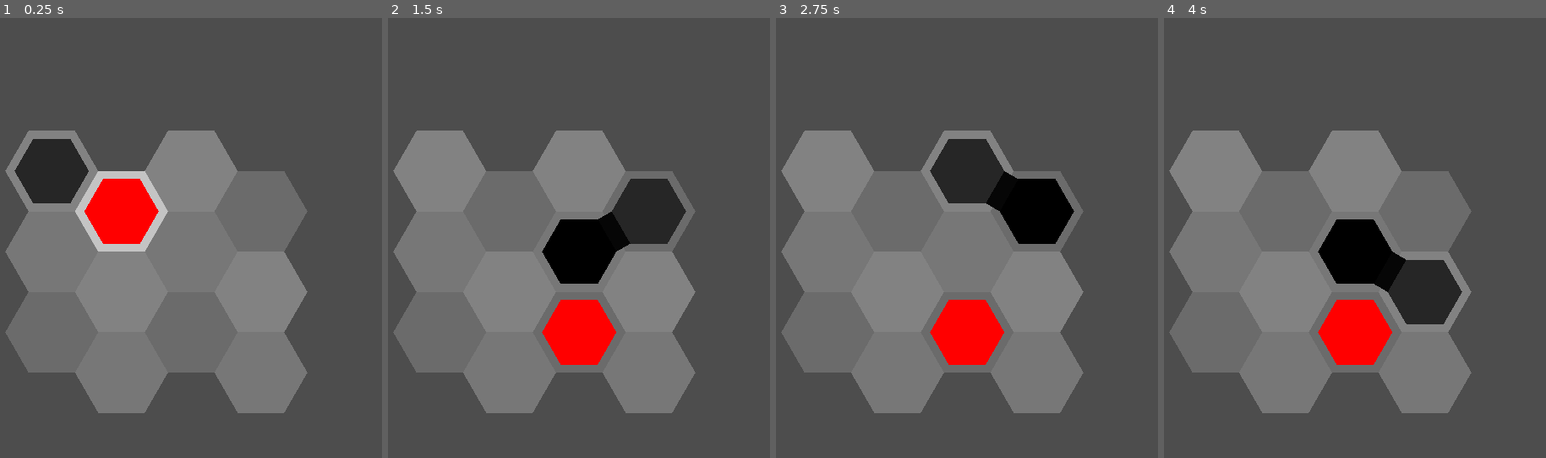
Above: before the commit, frames 1-4 (left to right).
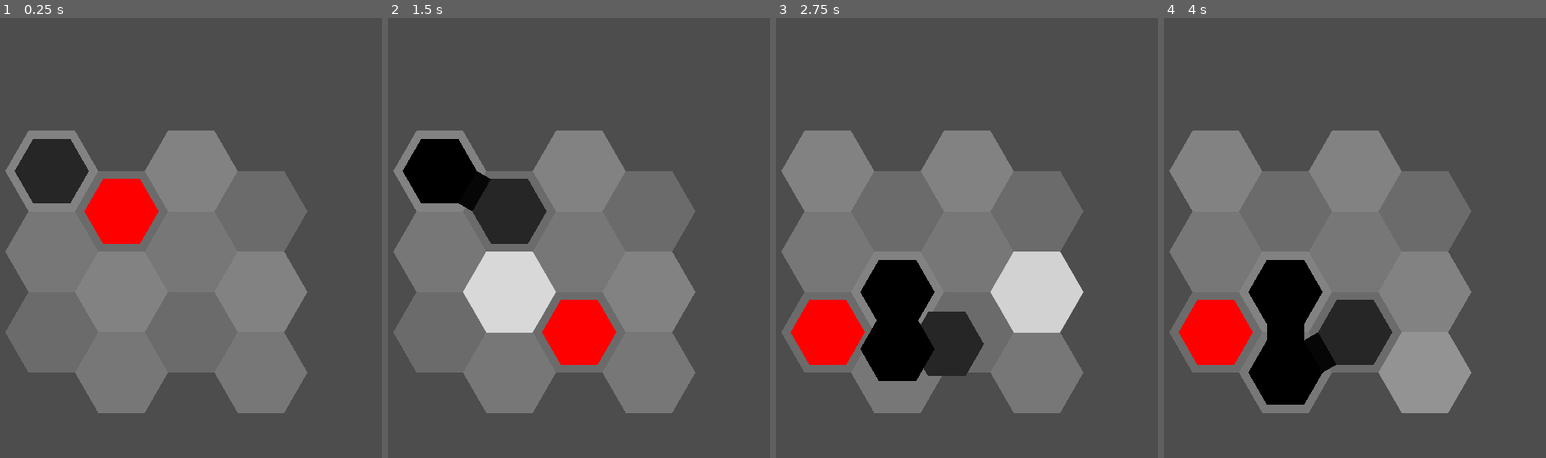
Above: after the commit, the same moments.

Repository: redpebble/sneksagon
Game: Godot game, scene res://scenes/map.tscn
Two runs of this game, one before a commit and one after it. Both use one fixed random seed, a clock stepped at 60 frames per second and the inputs below. Sound files missing from this copy of the repository are replaced by a short silence.
Inputs (mouse positions are in pixels of both pictures, inside the frame that each line leads up to):
- Up to frame 1 (0.25 s): no input
- Up to frame 2 (1.5 s): move the mouse to (655, 246) at 0.52 s; press the mouse at (655, 246) at 0.53 s; move the mouse to (441, 295) at 1.27 s; release the mouse at (441, 295) at 1.28 s; click (441, 295) at 1.35 s
- Up to frame 3 (2.75 s): move the mouse to (982, 158) at 2.02 s; press the mouse at (982, 158) at 2.03 s
- Up to frame 4 (4 s): move the mouse to (1293, 374) at 2.77 s; release the mouse at (1293, 374) at 2.78 s; click (1293, 374) at 2.85 s; move the mouse to (1473, 348) at 3.52 s; press the mouse at (1473, 348) at 3.53 s

The runs differ from the first frame. In frame 1, 1.2% of the frame differs, in the area x 19-45%, y 34-54%; in frame 2, 13%; in frame 3, 17%; in frame 4, 17%, in the area x 3-81%, y 45-90%.

Commit message:
Wall collision + Timer movement (unfinished)
Snake currently does not move when a position is considered "invalid"

Diff:
--- a/scenes/snake.gd
+++ b/scenes/snake.gd
@@ -4,16 +4,26 @@
 signal died
 
 @export var color := Color.BLACK
+@export var base_move_interval : float = 0.5 # seconds
+@export var automatic_movement := false
 @onready var map = get_parent()
 @onready var move_sfx = $MoveSFX
+@onready var move_timer = $MoveTimer
 
 var snake_hex_scene = preload("res://scenes/hex/snake_hex.tscn")
 var head : SnakeHex = null
+var move_interval := base_move_interval
+var move_vector := Vector2.ZERO
 
+func _ready() -> void:
+	move_timer.wait_time = move_interval
+	move_timer.timeout.connect(_on_move_timer_timeout)
 
 func _process(_delta: float) -> void:
-	if not is_moving():
-		update_highlight()
+	if automatic_movement:
+		update_highlight(move_vector)
+	elif not is_moving():
+		update_highlight(get_input_vector())
 		if head:
 			read_inputs()
 	queue_redraw()
@@ -21,26 +31,39 @@
 
 ## INPUT RESPONSE ##
 func read_inputs():
-	var input_vector = get_input_vector()
-	var to_coords = MapManager.get_adjacent_hex_coords(head.grid_coords, input_vector)
+	move_vector = get_input_vector()
 
 	if Input.is_action_pressed("lmb"):
-		if input_vector != Vector2.ZERO:
-			move(to_coords, 0.3)
-			move_sfx.play_random()
+		if move_vector != Vector2.ZERO:
+			var to_coords = MapManager.get_adjacent_hex_coords(head.grid_coords, move_vector)
+			move(to_coords, move_interval)
 
-func update_highlight():
+func _input(event: InputEvent) -> void:
+	if event is InputEventMouseMotion:
+		move_vector = get_input_vector()
+
+func _on_move_timer_timeout():
+	if not automatic_movement:
+		return
+
+	var to_coords = MapManager.get_adjacent_hex_coords(head.grid_coords, move_vector)
+	move(to_coords, move_interval)
+
+func update_highlight(intended_direction : Vector2):
 	var show_highlight : = true
 	var to_coords := Vector2.ZERO
 	if head == null:
 		show_highlight = false
 	else:
-		to_coords = MapManager.get_adjacent_hex_coords(head.grid_coords, get_input_vector())
+		to_coords = MapManager.get_adjacent_hex_coords(head.grid_coords, intended_direction)
 		show_highlight = is_valid_move(to_coords)
 	Highlighter.highlight_coords(to_coords, show_highlight)
 
 func get_input_vector() -> Vector2:
-	var head_pos = head.global_position
+	if not head:
+		return Vector2.ZERO
+
+	var head_pos = MapManager.get_hex_world_position(head.last_coords)
 	var mouse_pos = get_global_mouse_position()
 	var min_dist = MapManager.HEX_WIDTH / 2.0
 
@@ -60,16 +83,17 @@
 
 ## TRAVERSAL ##
 func move(to_coords : Vector2, duration := 0.25) -> void:
-	if head.move_tween:
-		head.move_tween.kill()
 	if !is_valid_move(to_coords):
 		return
 
 	var alive = handle_collisions(to_coords)
 
-	await head.move(to_coords, duration).finished
-
+	move_sfx.play_random()
+	print("alive: ", alive)
+	head.move(to_coords, duration)
+	await move_timer.timeout
 	if not alive:
+		print("died")
 		died.emit()
 
 func is_valid_move(to_coords: Vector2) -> bool:
@@ -78,7 +102,7 @@
 	if get_length() > 1:
 		invalid_coords.append(head.last_coords)
 
-	if invalid_coords.has(to_coords) || !MapManager.valid_coords.has(to_coords):
+	if invalid_coords.has(to_coords):
 		return false
 	return true
 
@@ -88,7 +112,11 @@
 func handle_collisions(to_coords : Vector2) -> bool:
 	var alive := true
 	var entities_at_coords = MapManager.entities.get(to_coords)
-	if entities_at_coords:
+	var map_has_coords = MapManager.valid_coords.has(to_coords)
+	print(map_has_coords)
+	if not map_has_coords:
+		alive = false
+	elif entities_at_coords:
 		for e in entities_at_coords:
 			if e is SnakeHex && e != get_tail() and get_length() > 2:
 				alive = false
@@ -101,6 +129,7 @@
 ## SEGMENT CONTROL ##
 func make_head(hex_coords : Vector2) -> void:
 	head = MapManager.create_hex(snake_hex_scene.instantiate(), hex_coords, color.lightened(0.15))
+	move_timer.start(move_interval)
 
 func extend() -> void:
 	var tail := get_tail()
--- a/scenes/snake.tscn
+++ b/scenes/snake.tscn
@@ -5,9 +5,12 @@
 
 [node name="Snake" type="Node2D"]
 script = ExtResource("1_a5f6l")
+automatic_movement = true
 
 [node name="MoveSFX" type="AudioStreamPlayer2D" parent="."]
 volume_db = -4.0
 bus = &"SFX"
 script = ExtResource("2_yc36x")
 pitch_variance = 0.03
+
+[node name="MoveTimer" type="Timer" parent="."]
